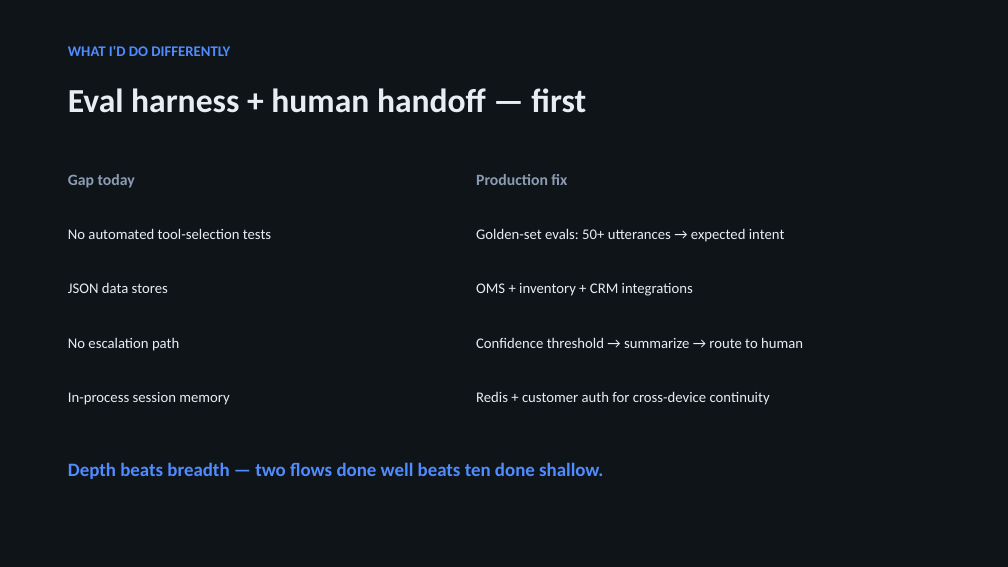
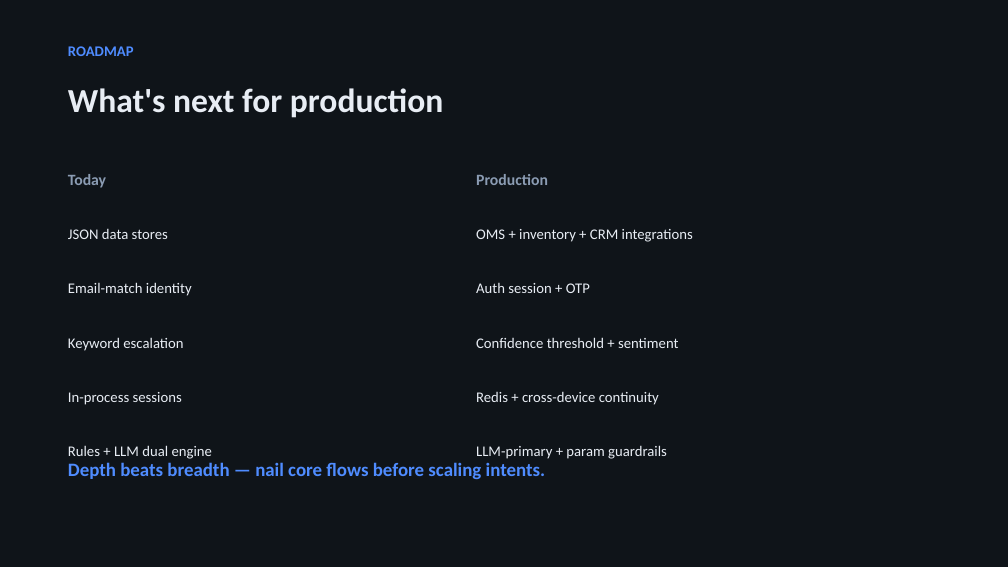
Before and after one commit to andrewwchild/booklydemo, a slide deck: slide 8 of Bookly_CS_Agent_Pitch.pptx (slide 5 before the commit). Drawn at 1008x567 pixels with LibreOffice and Linux fonts; fonts in the diff are those of the drawing. Boxes give left, top, right and bottom in pixels: in the first picture for what was removed or moved away, otherwise in the second. Text is boxed around its words. In the diff, an @@ line names an element or a change of style, - is before the commit and + after.

```diff
--- a/Bookly_CS_Agent_Pitch.pptx
+++ b/Bookly_CS_Agent_Pitch.pptx
@@ text at bbox=[68, 46, 134, 56]: text changed @@
-WHAT I'D DO DIFFERENTLY
+ROADMAP
@@ text at bbox=[68, 88, 444, 118]: text changed @@
-Eval harness + human handoff — first
+What's next for production
@@ text at bbox=[68, 174, 106, 188]: text changed @@
-Gap today
+Today
@@ text at bbox=[476, 174, 548, 185]: text changed @@
-Production fix
+Production
@@ text "JSON data stores": place and size @@
-text "JSON data stores" at bbox=[68, 283, 168, 293]
+text "JSON data stores" at bbox=[68, 229, 168, 239]
@@ text removed at bbox=[68, 228, 271, 239] @@
-No automated tool-selection tests
@@ text "OMS + inventory + CRM ...": place and size @@
-text "OMS + inventory + CRM ..." at bbox=[476, 283, 693, 296]
+text "OMS + inventory + CRM ..." at bbox=[476, 229, 693, 242]
@@ text removed at bbox=[476, 228, 785, 242] @@
-Golden-set evals: 50+ utterances → expected intent
@@ text added at bbox=[68, 282, 192, 296], 14 pt, text #E8EDF4 @@
+Email-match identity
@@ text added at bbox=[476, 283, 590, 293], 14 pt, text #E8EDF4 @@
+Auth session + OTP
@@ text at bbox=[68, 337, 183, 351]: text changed @@
-No escalation path
+Keyword escalation
@@ text at bbox=[476, 337, 679, 348]: text changed @@
-Confidence threshold → summarize → route to human
+Confidence threshold + sentiment
@@ text at bbox=[68, 392, 182, 405]: text changed @@
-In-process session memory
+In-process sessions
@@ text at bbox=[476, 392, 659, 405]: text changed @@
-Redis + customer auth for cross-device continuity
+Redis + cross-device continuity
@@ text added at bbox=[68, 445, 212, 459], 14 pt, text #E8EDF4 @@
+Rules + LLM dual engine
@@ text added at bbox=[476, 445, 667, 459], 14 pt, text #E8EDF4 @@
+LLM-primary + param guardrails
@@ text at bbox=[68, 462, 546, 479]: text changed @@
-Depth beats breadth — two flows done well beats ten done shallow.
+Depth beats breadth — nail core flows before scaling intents.
```
Also in this commit, not shown: 4 other slides changed, 3 slides added, 6 other files.
